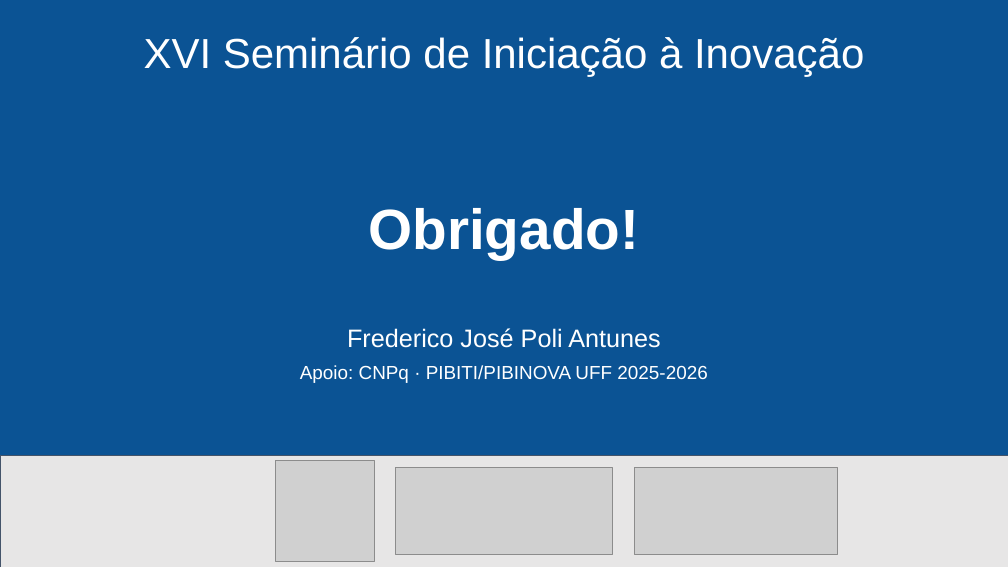
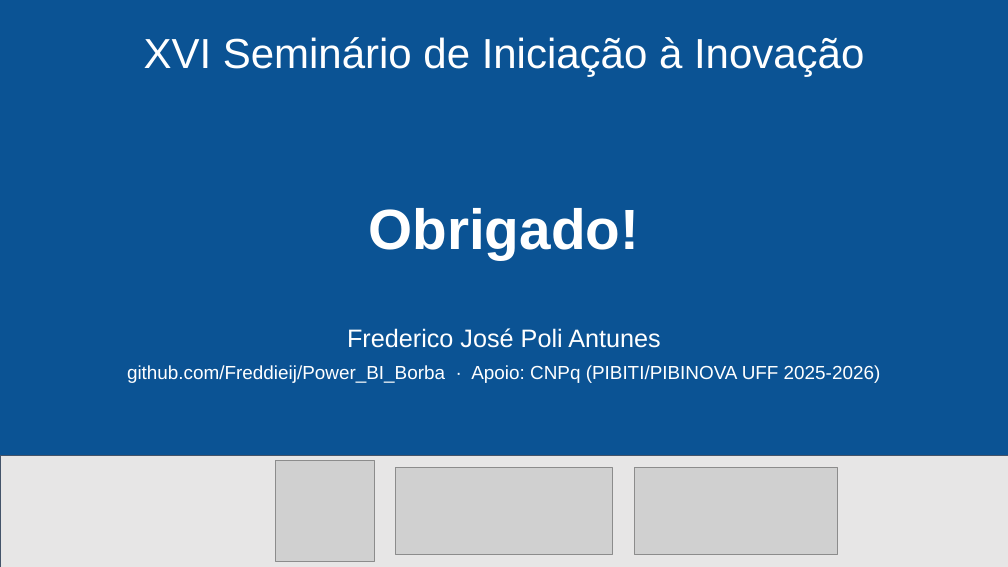
Before and after one commit to Freddieij/DDFE, a slide deck: slide 12 of Apresentacao/Apresentacao_XVI_Seminario_PIBITI.pptx. Drawn at 1008x567 pixels with LibreOffice and Linux fonts; fonts in the diff are those of the drawing; grey boxes stand for pictures. Boxes give left, top, right and bottom in pixels: in the first picture for what was removed or moved away, otherwise in the second. Text is boxed around its words. In the diff, an @@ line names an element or a change of style, - is before the commit and + after.

```diff
--- a/Apresentacao/Apresentacao_XVI_Seminario_PIBITI.pptx
+++ b/Apresentacao/Apresentacao_XVI_Seminario_PIBITI.pptx
@@ text at bbox=[127, 365, 881, 383]: text changed @@
-Apoio: CNPq · PIBITI/PIBINOVA UFF 2025-2026
+github.com/Freddieij/Power_BI_Borba · Apoio: CNPq (PIBITI/PIBINOVA UFF 2025-2026)
```
Also in this commit, not shown: 7 other slides changed, 3 slides added, 3 slides removed, 2 other files.
